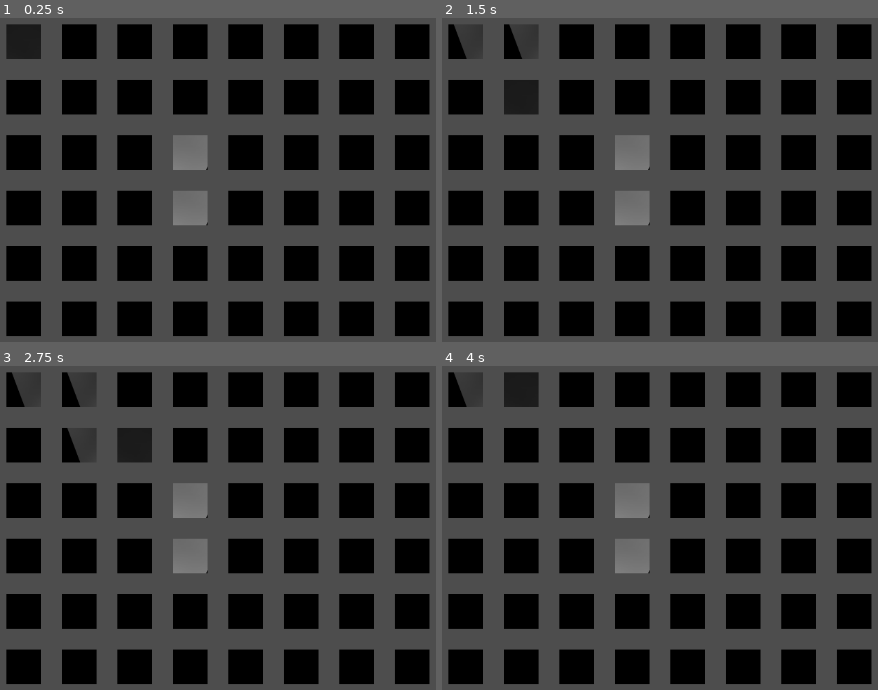
Above: before the commit, frames 1-4 (two rows, left to right).
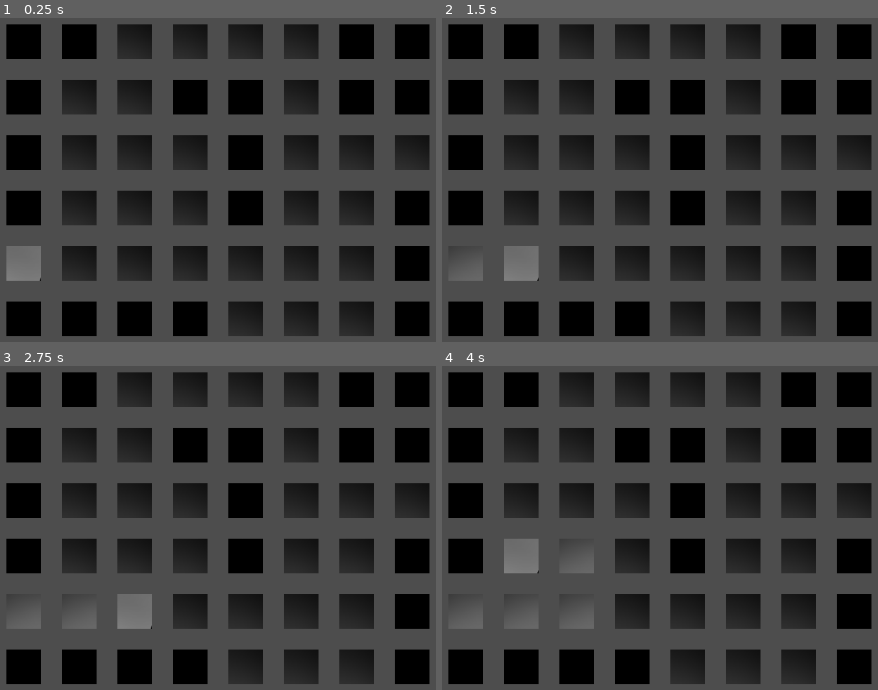
Above: after the commit, the same moments.

Repository: riotruija/EMMEMAA
Game: Godot game, scene res://scenes/pusle.tscn
Two runs of this game, one before a commit and one after it. Both use one fixed random seed, a clock stepped at 60 frames per second and the inputs below. This scene is started directly instead of the project's main scene.
Inputs:
- Up to frame 1 (0.25 s): no input
- Up to frame 2 (1.5 s): tap Enter at 0.5 s; hold Right (ui_right) 0.53-1.28 s; tap Space at 1.25 s; hold Down (ui_down) from 1.28 s (still down)
- Up to frame 3 (2.75 s): tap Enter at 2 s; release Down (ui_down) at 2.03 s; hold Right (ui_right) from 2.03 s (still down)
- Up to frame 4 (4 s): tap Space at 2.75 s; release Right (ui_right) at 2.78 s; hold Up (ui_up) 2.78-3.53 s; tap Enter at 3.5 s; hold Left (ui_left) from 3.53 s (still down)

The runs differ from the first frame. In frame 1, 20% of the frame differs, in the area x 1-99%, y 2-99%; in frame 2, 20%; in frame 3, 20%; in frame 4, 21%, in the area x 1-99%, y 1-99%.

Commit message:
yks rada

Diff:
--- a/scripts/grid.gd
+++ b/scripts/grid.gd
@@ -9,13 +9,13 @@
 # === TILE IDs (CHANGE THESE TO MATCH YOUR TILESET) ===
 const SOURCE_ID := 0
 
-const TILE_EMPTY := Vector2i(0, 0)
-const TILE_PATH := Vector2i(3, 5)
-const TILE_BLOCKED := Vector2i(5, 7)
-const TILE_PLAYER := Vector2i(6, 2)
+const TILE_EMPTY := Vector2i(3, 2)
+const TILE_PATH := Vector2i(5, 5)
+const TILE_BLOCKED := Vector2i(0, 0)
+const TILE_PLAYER := Vector2i(5, 7)
 
 # === GAME STATE ===
-var player_pos := Vector2i(0, 0)
+var player_pos := Vector2i(0, 5)
 var path: Array[Vector2i] = []
 var grid := []
 
@@ -31,13 +31,37 @@
 			})
 
 	# starting position
-	player_pos = Vector2i(0, 0)
+	player_pos = Vector2i(0, 4)
 	path.append(player_pos)
-	grid[0][0]["filled"] = true
+	grid[4][0]["filled"] = true
 
 	# example blocked tiles
-	grid[2][3]["blocked"] = true
-	grid[3][3]["blocked"] = true
+	grid[0][0]["blocked"] = true
+	grid[0][1]["blocked"] = true
+	grid[1][0]["blocked"] = true
+	grid[2][0]["blocked"] = true
+	grid[3][0]["blocked"] = true
+	grid[5][0]["blocked"] = true
+
+	grid[5][1]["blocked"] = true
+	grid[5][2]["blocked"] = true
+	grid[5][3]["blocked"] = true
+	grid[5][7]["blocked"] = true
+
+	grid[3][7]["blocked"] = true
+	grid[4][7]["blocked"] = true
+
+	grid[0][6]["blocked"] = true
+	grid[0][7]["blocked"] = true
+
+	grid[1][6]["blocked"] = true
+	grid[1][7]["blocked"] = true
+
+	grid[1][3]["blocked"] = true
+	grid[1][4]["blocked"] = true
+
+	grid[2][4]["blocked"] = true
+	grid[3][4]["blocked"] = true
 
 	update_tiles()
 
